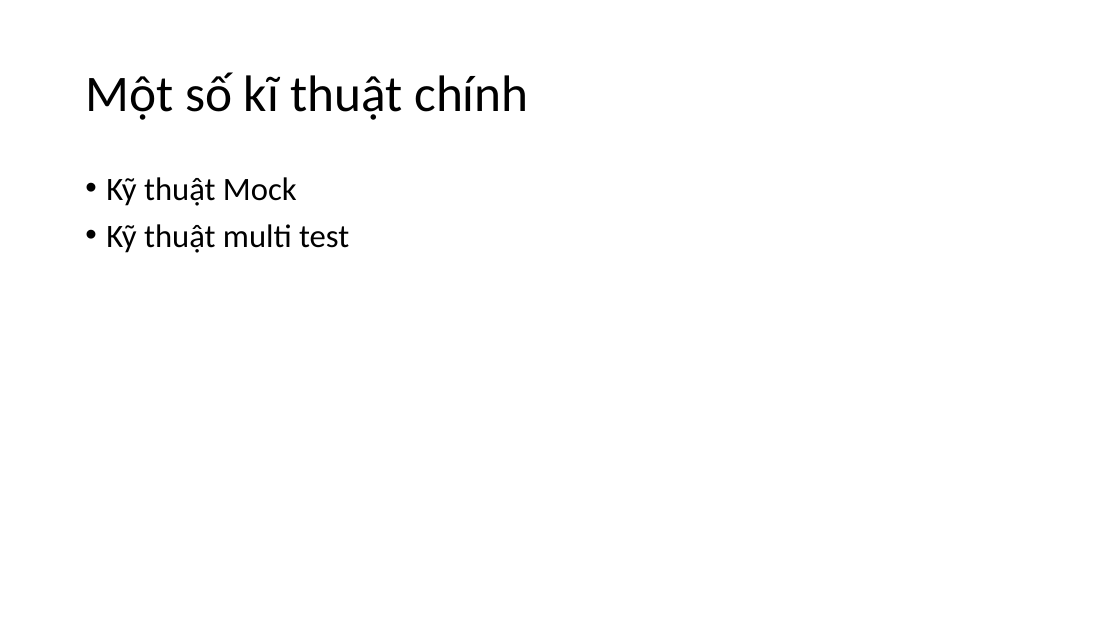
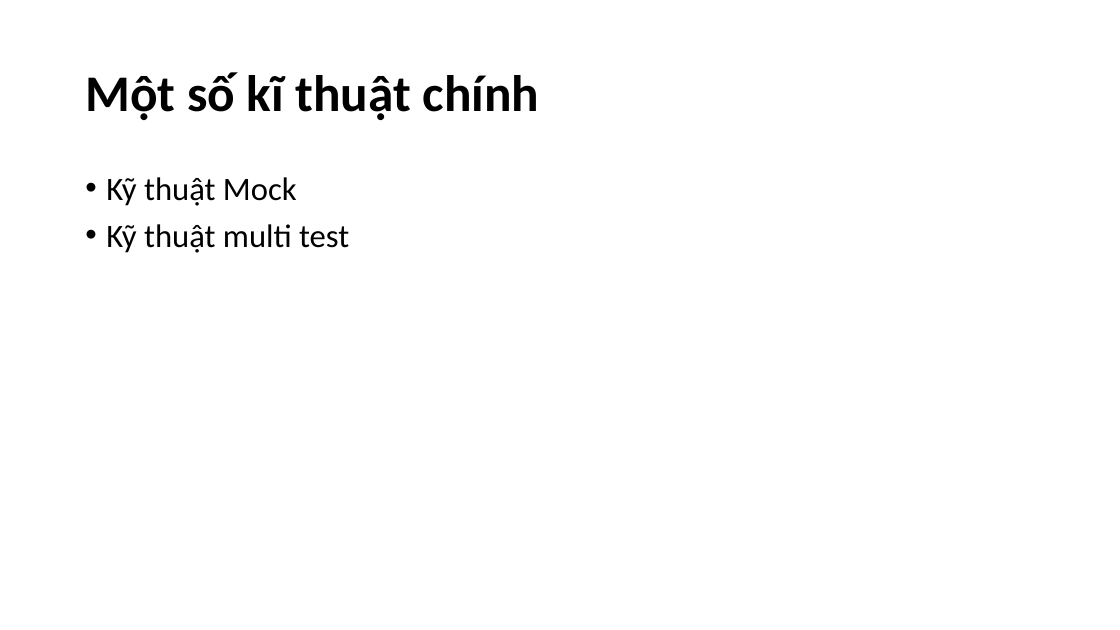
Before and after one commit to nguyenmanhphuc/DoAnA, a slide deck: slide 13 of BÁO CÁO THỰC TẬP.pptx. Drawn at 1120x630 pixels with LibreOffice and Linux fonts; fonts in the diff are those of the drawing. Boxes give left, top, right and bottom in pixels: in the first picture for what was removed or moved away, otherwise in the second. Text is boxed around its words. In the diff, an @@ line names an element or a change of style, - is before the commit and + after.

```diff
--- a/BÁO CÁO THỰC TẬP.pptx
+++ b/BÁO CÁO THỰC TẬP.pptx
@@ title "Một số kĩ thuật chính" at (x1=85, y1=72, x2=540, y2=120): bold on @@
```
Also in this commit, not shown: 11 other slides changed, 1 slide added, 1 slide removed, 1 other file.
